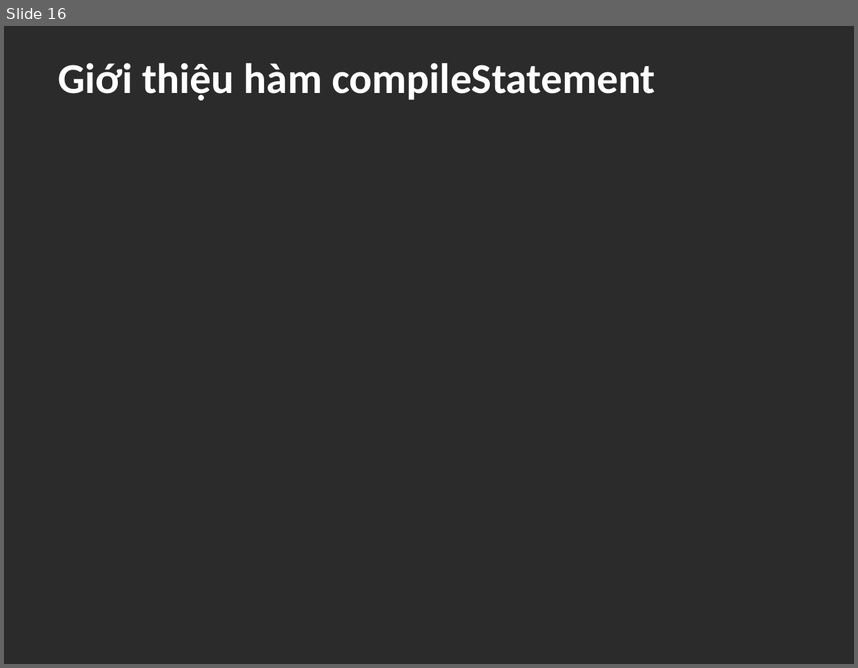
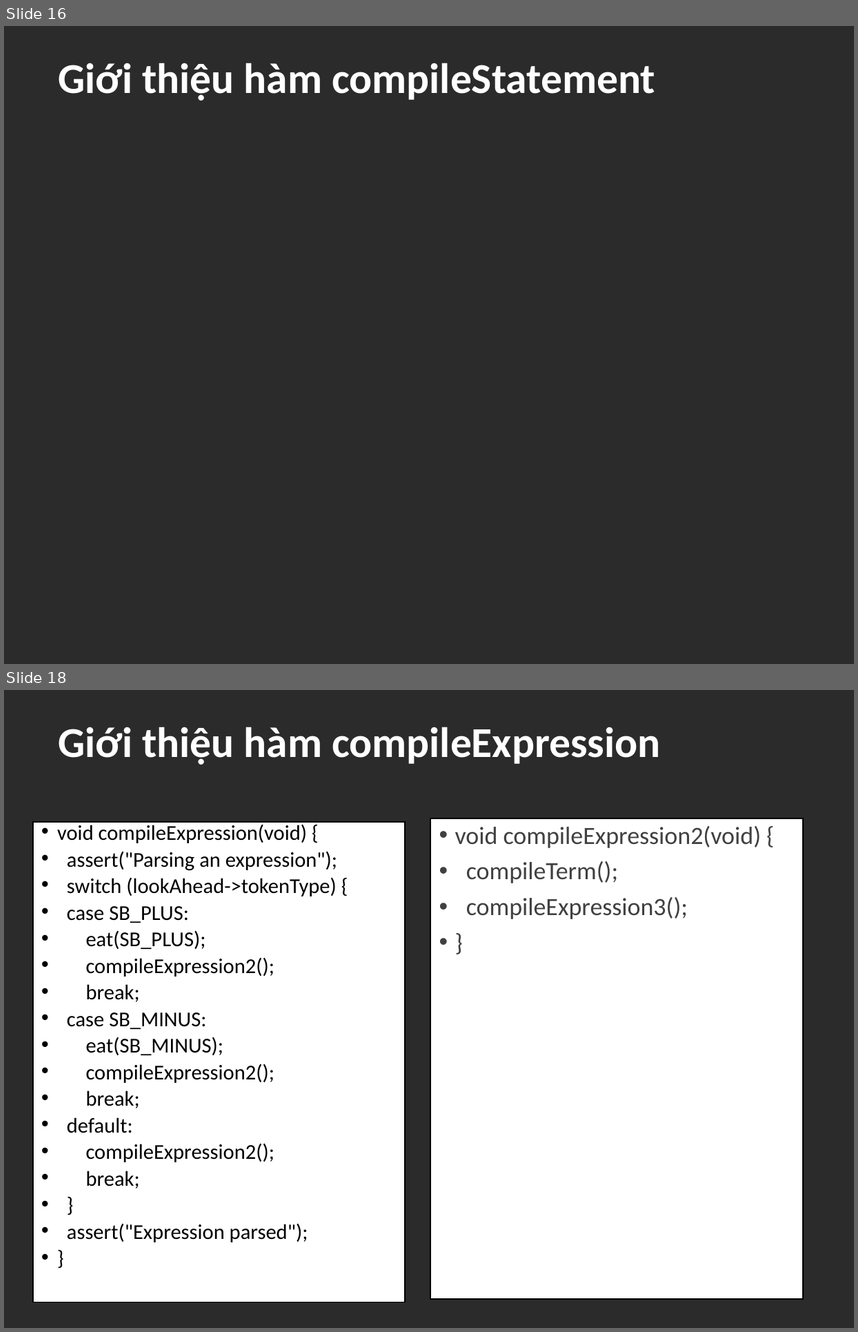
Before and after one commit to dangxuanvuong98/kpl-parser, a slide deck: BaoCao/Nhom3.pptx. Shown one above the other, each under a label of ours: slide 16 before the commit, slides 16 and 18 after it; the slides between them are not shown. The pictures are 858x668 and 858x1332 pixels, drawn with LibreOffice and Linux fonts; fonts in the diff are those of the drawing; background and template pictures are left out; a plain dark background stands for a picture behind light text. Boxes give left, top, right and bottom in pixels: in the first picture for what was removed or moved away, otherwise in the second. Text is boxed around its words. In the diff, an @@ line names an element or a change of style, - is before the commit and + after.

```diff
--- a/BaoCao/Nhom3.pptx
+++ b/BaoCao/Nhom3.pptx
@@ slide 18 added at [4,690,854,1328], background picture (left out) @@
@@ title added at [58,727,660,765], 36 pt, text #FFFFFF, bold @@
+Giới thiệu hàm compileExpression
@@ text added at [33,822,406,1302], fill #FFFFFF, outline #000000 1 pt, 17.9 pt, text #000000 @@
+• void compileExpression(void) {
+• assert("Parsing an expression");
+• switch (lookAhead->tokenType) {
+• case SB_PLUS:
+• eat(SB_PLUS);
+• compileExpression2();
+• break;
+• case SB_MINUS:
+• eat(SB_MINUS);
+• compileExpression2();
+• break;
+• default:
+• compileExpression2();
+• break;
+• }
+• assert("Expression parsed");
+• }
@@ rectangle added at [430,818,803,1299], fill #FFFFFF, outline #000000 1 pt, 21 pt, text #404040 @@
+• void compileExpression2(void) {
+• compileTerm();
+• compileExpression3();
+• }
```
Also in this commit, not shown: 2 slides changed, 1 other slide added, 7 other files.
